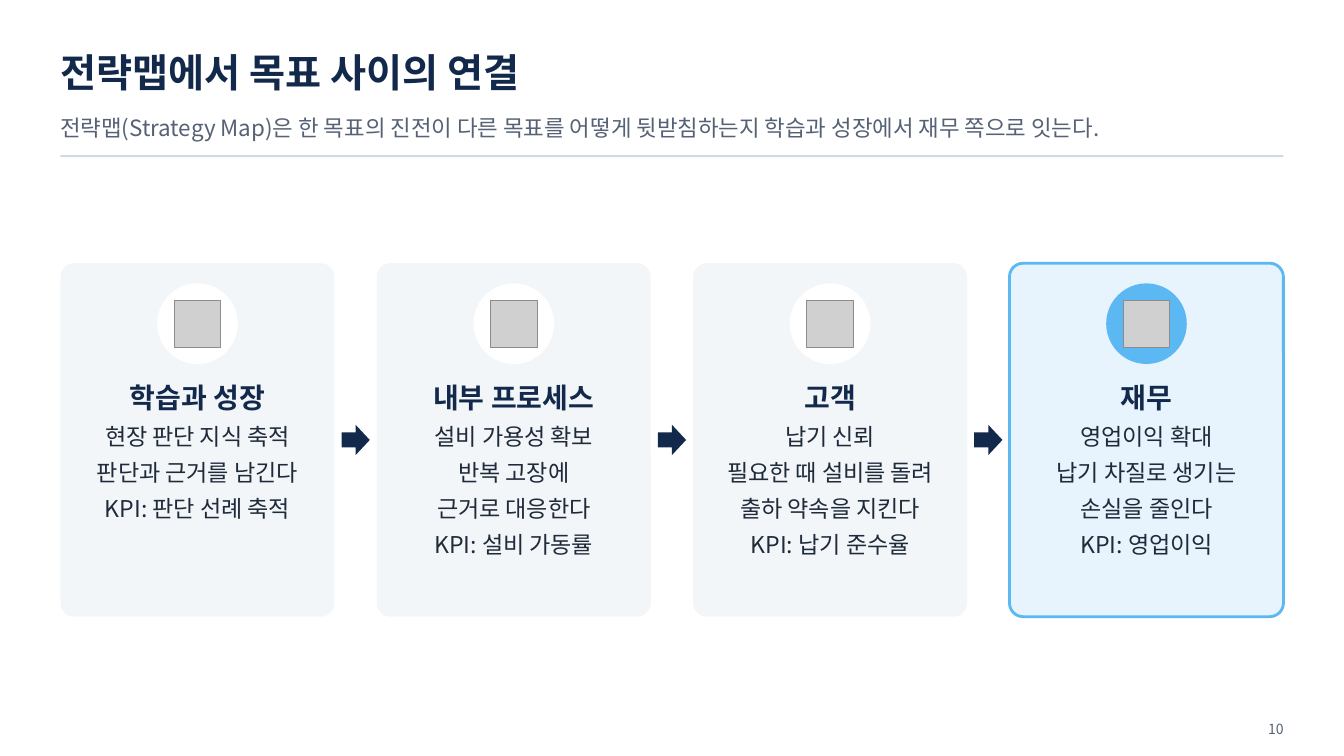
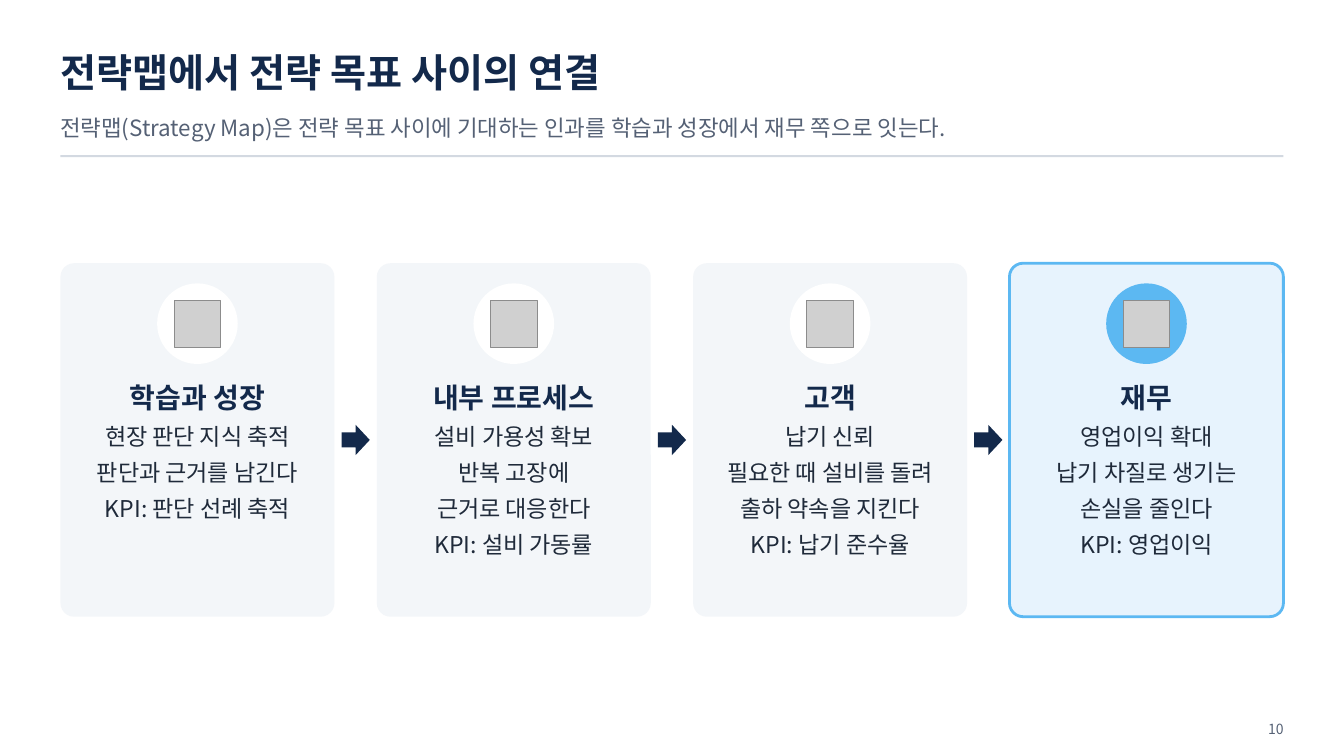
Before and after one commit to uengine-oss/hyd-iot-edu, a slide deck: slide 10 of workspace/강의제작/산출물/실전반/이론/03회차/실전반_03일차.pptx. Drawn at 1344x756 pixels with LibreOffice and Linux fonts; fonts in the diff are those of the drawing; grey boxes stand for pictures. Boxes give left, top, right and bottom in pixels: in the first picture for what was removed or moved away, otherwise in the second. Text is boxed around its words. In the diff, an @@ line names an element or a change of style, - is before the commit and + after.

Commit message:
실전반 3회차 대본 01편(1~23장) 새 판 — 통합 3회차 03편 낭독을 원본대응대로 가져와 성과 평가 본문 19.46분(배정 20분), 실습1 · 2 소개 낭독, 단원마다 독립 검토 지적(8 · 1 · 3건) 고침 · 덱 노트를 대본과 맞추고 2 · 6 · 10 · 18 · 21장 화면 낱말(전략 목표 · 가정에 기댄 값 · 순위가 달라지는지) 고침 · 원본대응 확인단원에 대본 [1,19]

```diff
--- a/workspace/강의제작/산출물/실전반/이론/03회차/실전반_03일차.pptx
+++ b/workspace/강의제작/산출물/실전반/이론/03회차/실전반_03일차.pptx
@@ text at (60,54,600,91): text changed @@
-전략맵에서 목표 사이의 연결
+전략맵에서 전략 목표 사이의 연결
@@ text at (60,117,946,141): text changed @@
-전략맵(Strategy Map)은 한 목표의 진전이 다른 목표를 어떻게 뒷받침하는지 학습과 성장에서 재무 쪽으로 잇는다.
+전략맵(Strategy Map)은 전략 목표 사이에 기대하는 인과를 학습과 성장에서 재무 쪽으로 잇는다.
```
Also in this commit, not shown: 3 other slides changed, 5 other files.
